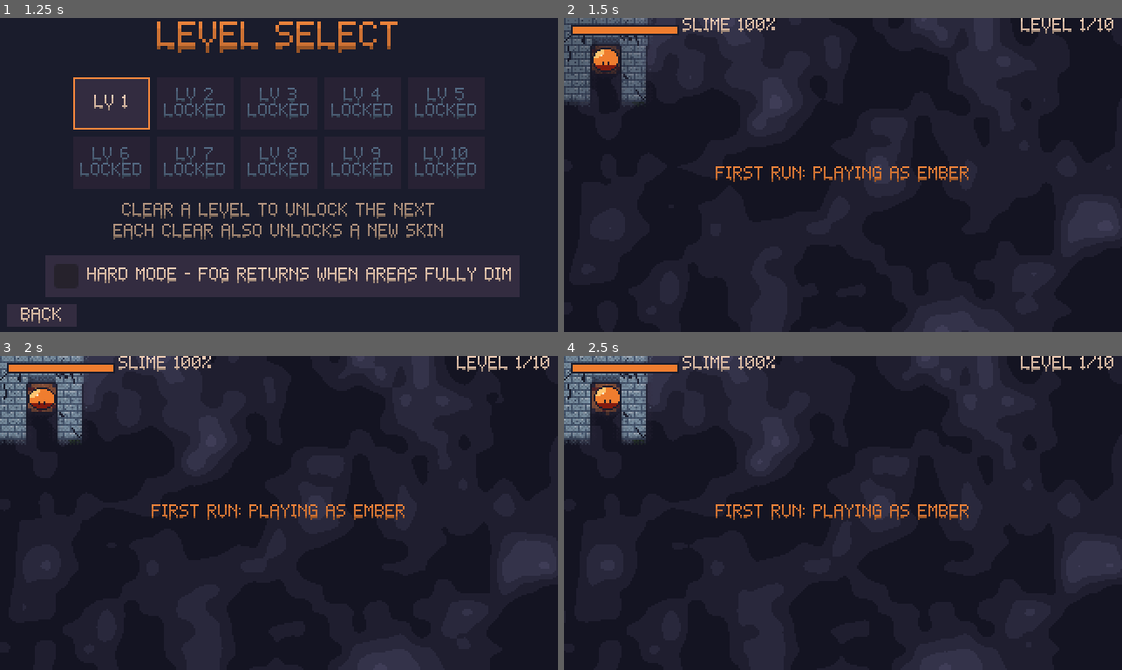
Above: before the commit, frames 1-4 (two rows, left to right).
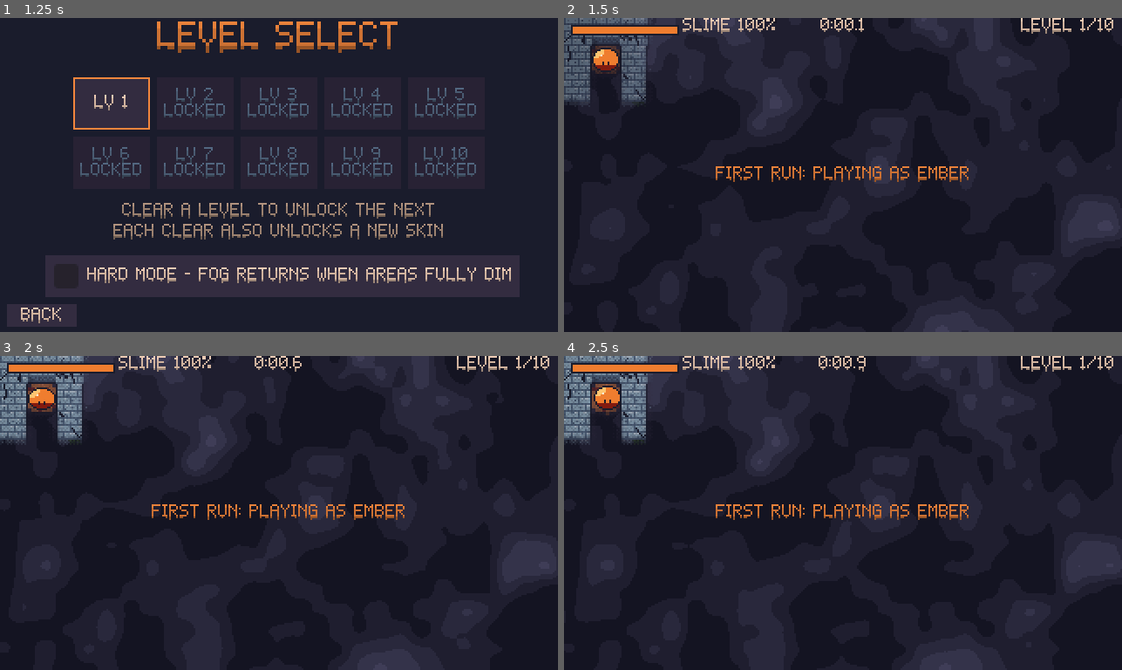
Above: after the commit, the same moments.

Repository: AveryBlue-GD/slime-time
Game: Godot game, scene res://scenes/title.tscn
The game is run twice, just before and just after one commit, with the same random seed, the same clock (stepped at 60 frames per second) and the same inputs.
Inputs (mouse positions are in pixels of both pictures, inside the frame that each line leads up to):
- Up to frame 1 (1.25 s): click "LEVEL SELECT" at 0.5 s
- Up to frame 2 (1.5 s): click "LV 1" at 1.25 s
- Up to frame 3 (2 s): no input
- Up to frame 4 (2.5 s): tap Enter at 2 s; move the mouse to (965, 497) at 2.02 s; hold D (move_right) from 2.03 s (still down); tap P at 2.1 s; click (965, 497) at 2.17 s; tap Space (jump) at 2.27 s

Frame 1 is identical in both runs. In frame 2, 0.1% of the frame differs, in the area x 45-54%, y 0-5%; in frame 3, 0.1%; in frame 4, 0.1%, in the area x 45-55%, y 0-5%.

Commit message:
Level timer and record times with a gold NEW RECORD banner
- HUD run timer (m:ss.s), paused with the game, stops when a maze ends
- Record (fastest) time saved per story level; level select shows it
- A first clear only sets the record; later clears show TIME and BEST,
  and beating the record shows a gold NEW RECORD! banner with sparkling
  chalices on each side plus the unlock sound
- Fixed a comment that a stray carriage return had split into code

Co-Authored-By: Claude Opus 5.5 <noreply@anthropic.com>

Diff:
--- a/scripts/game.gd
+++ b/scripts/game.gd
@@ -100,6 +100,8 @@
 var rainbow := false
 ## Hard mode: fully dimmed areas turn back into unexplored fog.
 var hard_mode := false
+## Seconds spent on this maze (stops on pause and when the maze ends).
+var run_time := 0.0
 var shake_left := 0.0
 var shake_strength := 0.0
 
@@ -186,6 +188,8 @@
 	_relight(pos)
 	if finished:
 		return
+	run_time += delta
+	hud.set_time(run_time)
 	if slime.is_airborne():
 		last_slime_pos = pos
 	else:
@@ -481,6 +485,14 @@
 		_finish(true, random_text, END_DELAY)
 		return
 	var text := "CHALICE CONSUMED!\nLEVEL %d CLEARED" % level
+	# Records: a first clear just sets the record; only beating an existing one celebrates.
+	var best: float = progress.best_time(level) if progress else -1.0
+	text += "\nTIME " + UIKit.format_time(run_time)
+	if best >= 0.0 and run_time < best:
+		hud.show_record(run_time)
+		get_tree().create_timer(0.4).timeout.connect(func() -> void: _sfx("unlock"))
+	elif best >= 0.0:
+		text += "   BEST " + UIKit.format_time(best)
 	var delay := END_DELAY
 	if level >= Levels.COUNT:
 		text = "YOU ESCAPED ALL %d MAZES!" % Levels.COUNT
@@ -517,6 +529,7 @@
 		else:
 			progress.new_random_maze()
 	elif won and progress:
+		progress.record_time(level, run_time)
 		progress.complete_level(level)
 		to_victory = level >= Levels.COUNT
 	await get_tree().create_timer(delay).timeout
--- a/scripts/hud.gd
+++ b/scripts/hud.gd
@@ -1,10 +1,13 @@
 extends CanvasLayer
 
-## Slime meter (top-left, in the skin's color), level name (top-right) and a center message.
+## Slime meter (top-left, in the skin's color), run timer (top-center), level name (top-right),
+## a center message, and the gold NEW RECORD! banner with sparkling chalices.
 
 const BAR_SIZE := Vector2(60, 4)
 const FRAME_COLOR := Color8(26, 28, 44)
 const LOW_COLOR := Color8(220, 40, 50)
+const GOLD := Color8(255, 205, 117)
+const CHALICE_FPS := 5.0
 
 var fill: ColorRect
 var goo_color := Color8(239, 125, 47)
@@ -13,6 +16,12 @@
 var label: Label
 var level_label: Label
 var message: Label
+var time_label: Label
+## Shown only when a level is beaten faster than its saved record.
+var record_banner: CenterContainer
+var record_time_label: Label
+var _chalices: Array[TextureRect] = []
+var _chalice_clock := 0.0
 
 
 func _ready() -> void:
@@ -39,6 +48,13 @@
 	level_label.offset_right = -4
 	add_child(level_label)
 
+	time_label = _make_label()
+	time_label.set_anchors_and_offsets_preset(Control.PRESET_CENTER_TOP)
+	time_label.horizontal_alignment = HORIZONTAL_ALIGNMENT_CENTER
+	time_label.offset_left = -30
+	time_label.offset_right = 30
+	add_child(time_label)
+
 	message = _make_label(SkinText.ROLE_TITLE)
 	message.set_anchors_and_offsets_preset(Control.PRESET_FULL_RECT)
 	message.horizontal_alignment = HORIZONTAL_ALIGNMENT_CENTER
@@ -46,7 +62,9 @@
 	message.visible = false
 	add_child(message)
 
+	_build_record_banner()
 	set_slime(100.0)
+	set_time(0.0)
 	add_child(SkinText.new())
 
 
@@ -54,6 +72,62 @@
 	fill.size.x = roundf(BAR_SIZE.x * clampf(percent, 0.0, 100.0) / 100.0)
 	fill.color = LOW_COLOR if percent < 20.0 else goo_color
 	label.text = "SLIME %d%%" % ceili(percent)
+
+
+func set_time(seconds: float) -> void:
+	time_label.text = UIKit.format_time(seconds)
+
+
+## The gold NEW RECORD! banner (big text + the new time) between two sparkling chalices.
+func show_record(seconds: float) -> void:
+	record_time_label.text = UIKit.format_time(seconds)
+	record_banner.visible = true
+
+
+func _build_record_banner() -> void:
+	record_banner = CenterContainer.new()
+	record_banner.set_anchors_and_offsets_preset(Control.PRESET_TOP_WIDE)
+	record_banner.offset_top = 114
+	record_banner.offset_bottom = 148
+	record_banner.visible = false
+	add_child(record_banner)
+	var row := HBoxContainer.new()
+	row.add_theme_constant_override("separation", 6)
+	record_banner.add_child(row)
+	var words := VBoxContainer.new()
+	words.add_theme_constant_override("separation", 0)
+	var title := _gold_label("NEW RECORD!", 16)
+	record_time_label = _gold_label("", 8)
+	words.add_child(title)
+	words.add_child(record_time_label)
+	row.add_child(_make_chalice())
+	row.add_child(words)
+	row.add_child(_make_chalice())
+
+
+func _make_chalice() -> TextureRect:
+	var chalice := TextureRect.new()
+	var frame := AtlasTexture.new()
+	frame.atlas = preload("res://assets/sprites/chalice_sheet.png")
+	frame.region = Rect2(0, 0, 16, 16)
+	chalice.texture = frame
+	# Drawn at 2x (whole pixels stay crisp) to match the big NEW RECORD! text.
+	chalice.expand_mode = TextureRect.EXPAND_IGNORE_SIZE
+	chalice.stretch_mode = TextureRect.STRETCH_SCALE
+	chalice.custom_minimum_size = Vector2(32, 32)
+	chalice.size_flags_vertical = Control.SIZE_SHRINK_CENTER
+	_chalices.append(chalice)
+	return chalice
+
+
+## Gold text that keeps its color whatever the skin (not in the SkinText group).
+func _gold_label(text: String, size: int) -> Label:
+	var l := Label.new()
+	l.text = text
+	l.horizontal_alignment = HORIZONTAL_ALIGNMENT_CENTER
+	l.add_theme_font_size_override("font_size", size)
+	l.add_theme_color_override("font_color", GOLD)
+	return l
 
 
 func set_level_text(text: String) -> void:
@@ -68,6 +142,12 @@
 
 ## Rainbow skin: the meter cycles through the rainbow (unless it's low and flashing red).
 func _process(delta: float) -> void:
+	if record_banner.visible:
+		_chalice_clock += delta
+		var frame := int(_chalice_clock * CHALICE_FPS) % 4
+		for i in _chalices.size():
+			# Glints alternate between the two chalices.
+			(_chalices[i].texture as AtlasTexture).region.position.x = ((frame + i * 2) % 4) * 16
 	if not _rainbow:
 		return
 	_hue = fposmod(_hue + delta * 0.25, 0.83)
--- a/scripts/progress.gd
+++ b/scripts/progress.gd
@@ -33,6 +33,8 @@
 var volume := 0.8
 ## Hard mode: explored areas that fully dim are swallowed by fog again (no faint memory).
 var hard_mode := false
+## Record (fastest) clear time per story level, in seconds.
+var best_times := {}
 ## Levels whose "first run: playing as ..." notice has already been shown.
 var skin_notices_seen: Array[int] = []
 ## action -> physical keycode of its primary key.
@@ -107,6 +109,10 @@
 	volume = clampf(file.get_value("settings", "volume", volume), 0.0, 1.0)
 	hard_mode = file.get_value("settings", "hard_mode", false)
 	skin_notices_seen.assign(file.get_value("progress", "skin_notices_seen", []))
+	best_times = {}
+	for level in range(1, Levels.COUNT + 1):
+		if file.has_section_key("records", "level_%d" % level):
+			best_times[level] = float(file.get_value("records", "level_%d" % level))
 	for action: String in DEFAULT_KEYS:
 		bindings[action] = int(file.get_value("controls", action, DEFAULT_KEYS[action]))
 
@@ -126,6 +132,8 @@
 	file.set_value("settings", "volume", volume)
 	file.set_value("settings", "hard_mode", hard_mode)
 	file.set_value("progress", "skin_notices_seen", skin_notices_seen)
+	for level: int in best_times:
+		file.set_value("records", "level_%d" % level, best_times[level])
 	for action: String in bindings:
 		file.set_value("controls", action, bindings[action])
 	file.save(save_path)
@@ -175,6 +183,22 @@
 ## Skin a story level must be played in, or "" for free choice: a level's first run (before it
 ## has ever been cleared) uses the skin just earned by clearing the level before it (Ember for
 ## level 1). Once the level is cleared, replays use whatever skin is selected.
+## Record time for a level in seconds, or -1 if it has never been cleared with a time.
+func best_time(level: int) -> float:
+	return best_times.get(level, -1.0)
+
+
+## Saves `seconds` as the level's record if it's the first time or faster. Returns true only when
+## an existing record was beaten (a first clear just sets the record).
+func record_time(level: int, seconds: float) -> bool:
+	var previous := best_time(level)
+	if previous >= 0.0 and seconds >= previous:
+		return false
+	best_times[level] = seconds
+	save_progress()
+	return previous >= 0.0
+
+
 ## True (once per level, saved) when the level's forced-skin notice should be shown.
 func take_skin_notice(level: int) -> bool:
 	if level in skin_notices_seen:
--- a/scripts/ui/level_select.gd
+++ b/scripts/ui/level_select.gd
@@ -18,7 +18,9 @@
 
 	for level in range(1, Levels.COUNT + 1):
 		var status := ""
-		if level <= Progress.levels_cleared:
+		if Progress.best_time(level) >= 0.0:
+			status = UIKit.format_time(Progress.best_time(level))
+		elif level <= Progress.levels_cleared:
 			status = "CLEARED"
 		elif level > Progress.highest_unlocked:
 			status = "LOCKED"
--- a/scripts/ui/ui_kit.gd
+++ b/scripts/ui/ui_kit.gd
@@ -58,8 +58,7 @@
 	return add_skin_text(root)
 
 
-## Adds a SkinText node so labels and
-oot's button text follow the equipped skin's color.
+## Adds a SkinText node so labels and the root's button text follow the equipped skin's color.
 static func add_skin_text(root: Control) -> SkinText:
 	var skin_text := SkinText.new()
 	skin_text.theme_owner = root
@@ -137,6 +136,12 @@
 	return preview
 
 
+## Run time as m:ss.s (e.g. 1:02.3).
+static func format_time(seconds: float) -> String:
+	var tenths := int(seconds * 10.0)
+	return "%d:%02d.%d" % [tenths / 600, (tenths / 10) % 60, tenths % 10]
+
+
 static func go(tree: SceneTree, scene: String) -> void:
 	tree.change_scene_to_file(scene)
 
--- /dev/null
+++ b/tests/demo_record.gd
@@ -0,0 +1,21 @@
+extends Node
+
+## Screenshot scenario: a level won faster than a (fake, slow) record, showing the NEW RECORD! banner.
+## Run with -GameArgs --unlock-all so nothing is saved:
+## .\tools\screenshot.ps1 -Frames 75 -Scene res://tests/demo_record.tscn -GameArgs --unlock-all
+
+var game: Node2D
+var frame := 0
+
+
+func _ready() -> void:
+	Progress.best_times[2] = 99.0
+	game = preload("res://scenes/main.tscn").instantiate()
+	game.level = 2
+	add_child(game)
+
+
+func _physics_process(_delta: float) -> void:
+	frame += 1
+	if frame == 40:
+		game.slime.position = game.chalice.position
--- /dev/null
+++ b/tests/demo_record.tscn
@@ -0,0 +1,6 @@
+[gd_scene load_steps=2 format=3]
+
+[ext_resource type="Script" path="res://tests/demo_record.gd" id="1_demo"]
+
+[node name="DemoRecord" type="Node"]
+script = ExtResource("1_demo")
--- /dev/null
+++ b/tests/test_records.gd
@@ -0,0 +1,117 @@
+extends SceneTree
+
+## Timer + record checks: the run timer counts (and stops while paused), a first clear only sets
+## the record (no celebration), a slower repeat shows the best time, a faster repeat shows the gold
+## NEW RECORD! banner and saves the new time, and level select shows record times.
+## Uses a throwaway save file.
+## Run: .\tools\godot.ps1 --path . --headless --fixed-fps 60 --quit-after 20000 -s res://tests/test_records.gd
+
+const MAIN := preload("res://scenes/main.tscn")
+const TEST_SAVE := "user://test_save.cfg"
+
+var failures := 0
+var progress: Node
+
+
+func _initialize() -> void:
+	await process_frame
+	progress = root.get_node("Progress")
+	progress.save_path = TEST_SAVE
+	progress.levels_cleared = 0
+	progress.highest_unlocked = 1
+	progress.best_times = {}
+	progress.skin_notices_seen.assign([1, 2])
+
+	_check(UIKit.format_time(62.34) == "1:02.3" and UIKit.format_time(5.0) == "0:05.0", "times read m:ss.s (62.34 s -> 1:02.3)")
+
+	# --- Timer counts, and stops while paused.
+	var game := await _spawn_running()
+	await _frames(60)
+	_check(absf(game.run_time - 1.0) < 0.05 and game.hud.time_label.text == "0:01.0", "the HUD timer counts up (%s)" % game.hud.time_label.text)
+	game.pause_menu.open()
+	var paused_at: float = game.run_time
+	await _frames(30)
+	_check(game.run_time == paused_at, "the timer stops while paused")
+	game.pause_menu.resume()
+
+	# --- First clear: sets the record quietly.
+	await _win(game)
+	_check(not game.hud.record_banner.visible, "first clear: no NEW RECORD banner")
+	_check("TIME" in game.hud.message.text and not "BEST" in game.hud.message.text, "first clear shows the time only")
+	_check(progress.best_time(1) > 0.0, "first clear saves the record (%s)" % UIKit.format_time(progress.best_time(1)))
+	await _stop_running(game)
+
+	# --- Slower repeat: shows the best, no banner, record unchanged.
+	progress.best_times[1] = 0.05
+	game = await _spawn_running()
+	await _frames(30)
+	await _win(game)
+	_check(not game.hud.record_banner.visible and "BEST 0:00.0" in game.hud.message.text, "a slower clear shows your best, no banner")
+	_check(progress.best_time(1) == 0.05, "a slower clear keeps the old record")
+	await _stop_running(game)
+
+	# --- Faster repeat: gold NEW RECORD! with chalices, record saved.
+	progress.best_times[1] = 999.0
+	game = await _spawn_running()
+	await _frames(30)
+	await _win(game)
+	var banner: CenterContainer = game.hud.record_banner
+	_check(banner.visible, "beating your record shows the NEW RECORD! banner")
+	_check(game.hud._chalices.size() == 2 and game.hud.record_time_label.text == UIKit.format_time(game.run_time),
+		"the banner has a chalice on each side and the new time")
+	var title: Label = banner.get_child(0).get_child(1).get_child(0)
+	_check(title.text == "NEW RECORD!" and title.get_theme_color("font_color") == game.hud.GOLD, "NEW RECORD! is gold")
+	_check(progress.best_time(1) < 999.0, "the new record is saved (%s)" % UIKit.format_time(progress.best_time(1)))
+	var reloaded: Node = preload("res://scripts/progress.gd").new()
+	reloaded.save_path = TEST_SAVE
+	reloaded.load_progress()
+	_check(absf(reloaded.best_time(1) - progress.best_time(1)) < 0.001, "records survive a restart")
+	reloaded.free()
+	await _stop_running(game)
+
+	# --- Level select shows the record time.
+	progress.levels_cleared = 1
+	progress.highest_unlocked = 2
+	var screen: Control = load("res://scenes/level_select.tscn").instantiate()
+	root.add_child(screen)
+	await process_frame
+	_check(UIKit.format_time(progress.best_time(1)) in screen.level_buttons[0].text, "level select shows the record (%s)" % screen.level_buttons[0].text.replace("\n", " "))
+	screen.free()
+
+	DirAccess.remove_absolute(ProjectSettings.globalize_path(TEST_SAVE))
+	print("RESULT: %s" % ("PASS" if failures == 0 else "FAIL (%d)" % failures))
+	quit(1 if failures else 0)
+
+
+## Level 1 as the current scene, so its real end-of-level flow (saving records) runs.
+func _spawn_running() -> Node2D:
+	progress.start_story(1)
+	var game: Node2D = MAIN.instantiate()
+	game.level = 1
+	root.add_child(game)
+	current_scene = game
+	await physics_frame
+	return game
+
+
+func _win(game: Node2D) -> void:
+	game.slime.position = game.chalice.position
+	await _frames(3)
+
+
+## Detaches the game before its end-of-level timer reloads the scene, then frees it.
+func _stop_running(game: Node2D) -> void:
+	current_scene = null
+	await _frames(int(game.END_DELAY * 60) + 10)
+	game.free()
+
+
+func _frames(count: int) -> void:
+	for i in count:
+		await physics_frame
+
+
+func _check(ok: bool, label: String) -> void:
+	print(("  ok   " if ok else "  FAIL ") + label)
+	if not ok:
+		failures += 1
Not shown, added: tests/demo_record.gd.uid
Not shown, added: tests/test_records.gd.uid
Not shown, changed: CLAUDE.md
Not shown, changed: README.md
